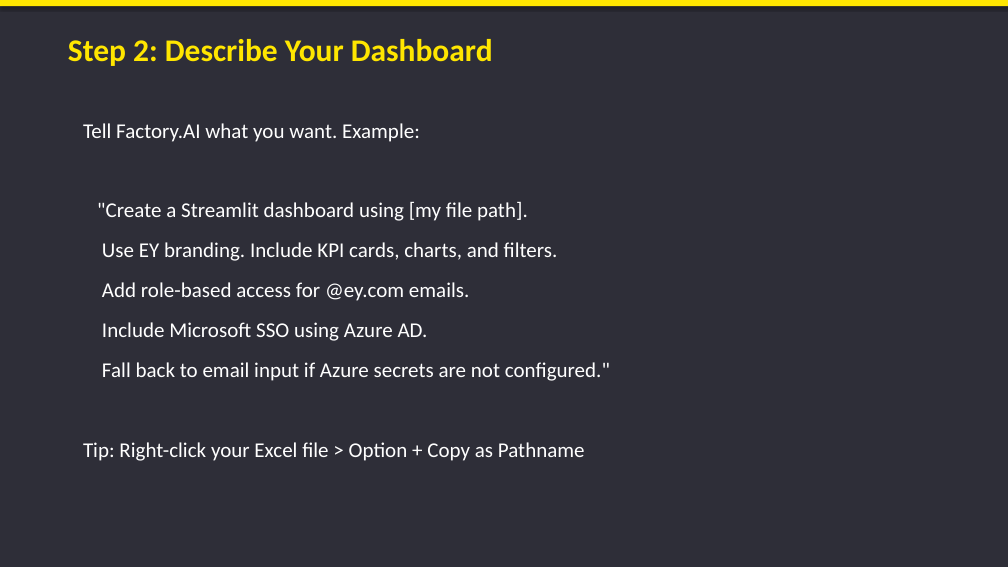
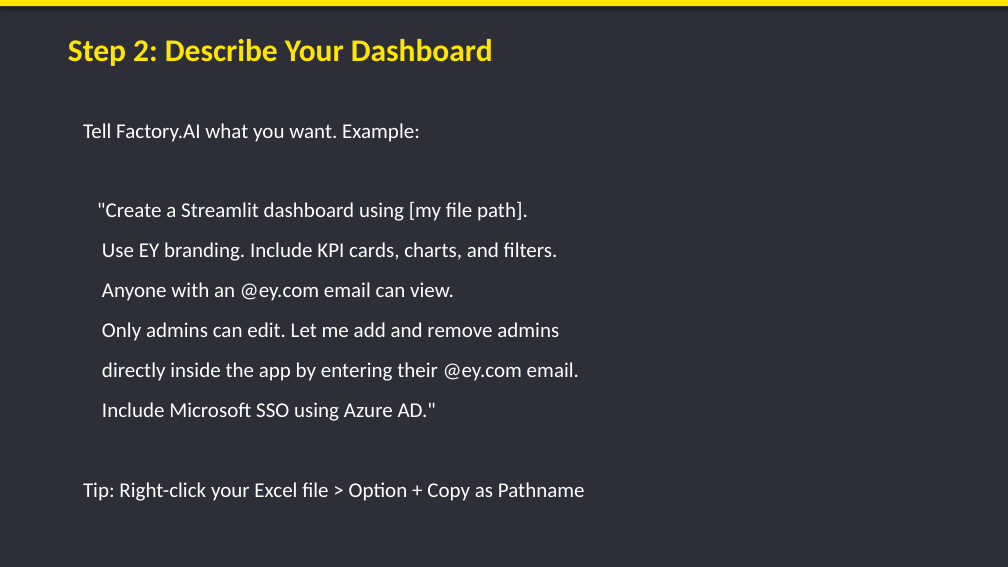
Before and after one commit to JustinDGold/Factory-Dashboard-demo, a slide deck: slide 6 of Factory_AI_Dashboard_Guide.pptx. Drawn at 1008x567 pixels with LibreOffice and Linux fonts; fonts in the diff are those of the drawing. Boxes give left, top, right and bottom in pixels: in the first picture for what was removed or moved away, otherwise in the second. Text is boxed around its words. In the diff, an @@ line names an element or a change of style, - is before the commit and + after.

Commit message:
Clarify in-app admin management in prompt and guides

```diff
--- a/Factory_AI_Dashboard_Guide.pptx
+++ b/Factory_AI_Dashboard_Guide.pptx
@@ text at (x1=102, y1=282, x2=579, y2=421): text changed @@
-Add role-based access for @ey.com emails.
-Include Microsoft SSO using Azure AD.
-Fall back to email input if Azure secrets are not configured."
+Anyone with an @ey.com email can view.
+Only admins can edit. Let me add and remove admins
+directly inside the app by entering their @ey.com email.
+Include Microsoft SSO using Azure AD."
```
Also in this commit, not shown: 3 other files.
